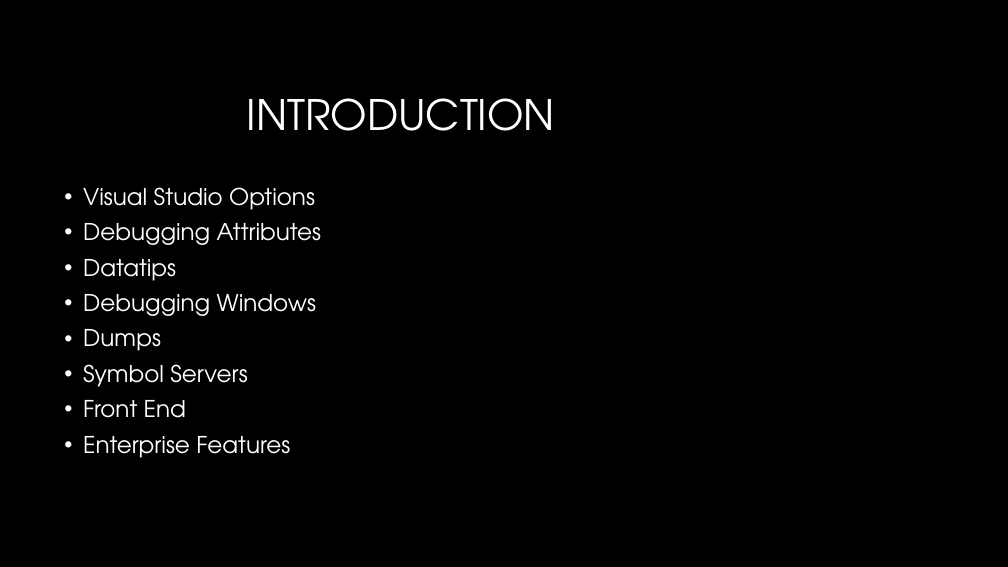
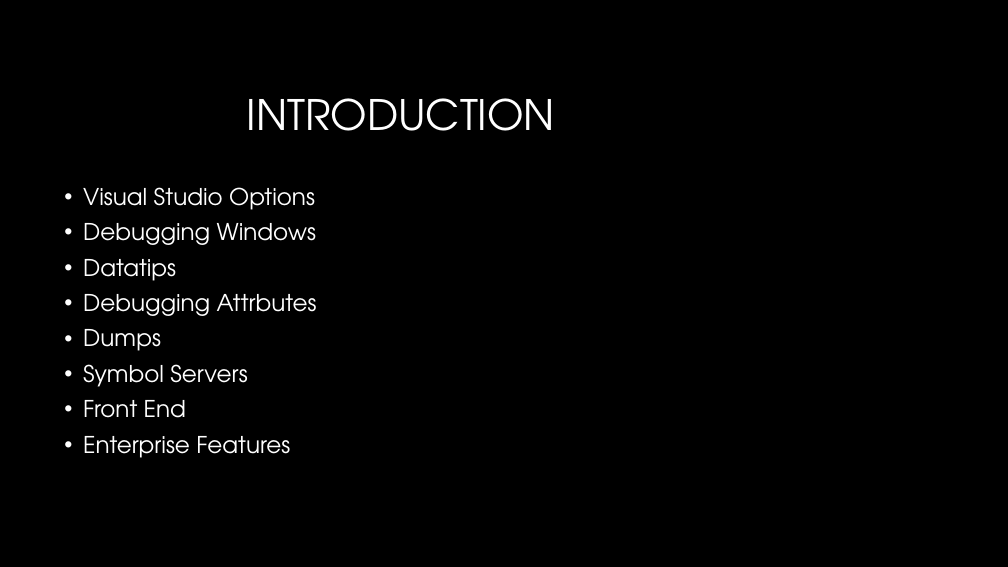
Before and after one commit to GBPhilip/Debugging, a slide deck: slide 3 of Debugging1.pptx. Drawn at 1008x567 pixels with LibreOffice and Linux fonts; fonts in the diff are those of the drawing; background and template pictures are left out. Boxes give left, top, right and bottom in pixels: in the first picture for what was removed or moved away, otherwise in the second. Text is boxed around its words. In the diff, an @@ line names an element or a change of style, - is before the commit and + after.

```diff
--- a/Debugging1.pptx
+++ b/Debugging1.pptx
@@ text at (x1=83, y1=223, x2=316, y2=245): text changed @@
-• Debugging Attributes
+• Debugging Windows
@@ text at (x1=83, y1=294, x2=317, y2=316): text changed @@
-• Debugging Windows
+• Debugging Attrbutes
```
Also in this commit, not shown: 3 other slides changed, 11 other files.
